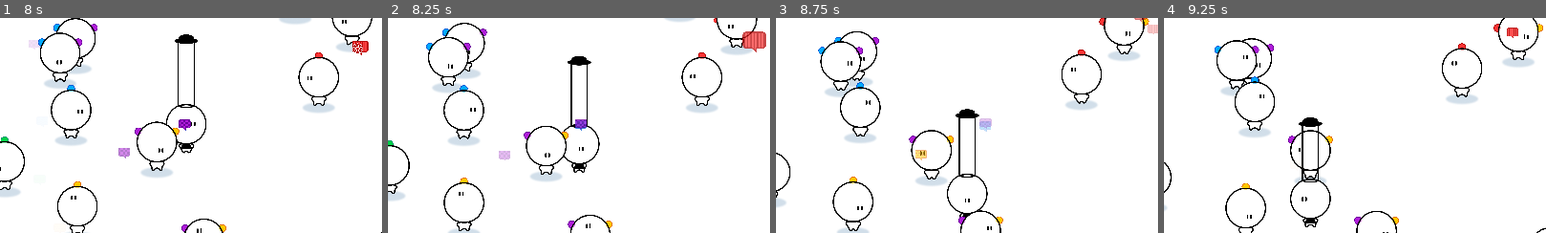
Above: before the commit, frames 1-4 (left to right).
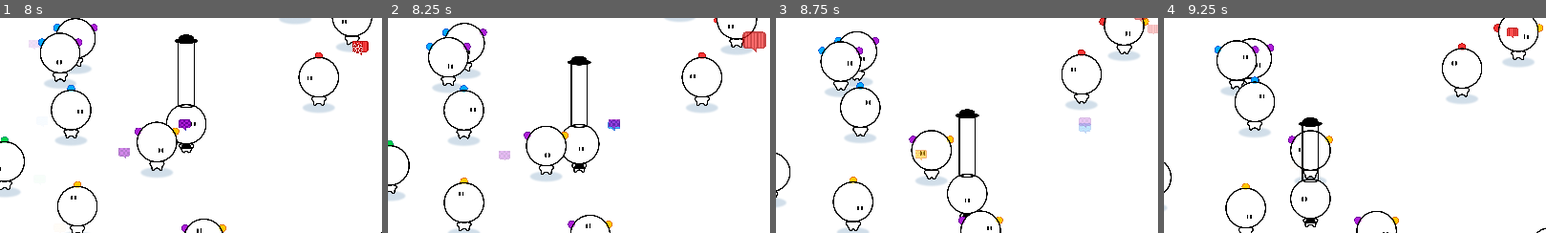
Above: after the commit, the same moments.

Repository: haihala/mankind-knew
Game: Godot game, scene res://world.tscn
The game is run twice, just before and just after one commit, with the same random seed, the same clock (stepped at 60 frames per second) and the same inputs.
Inputs:
- Up to frame 1 (8 s): hold D (move_right) 0.53-1.28 s; hold S (move_down) 1.28-2.03 s; hold D (move_right) 2.03-2.78 s; hold W (move_up) 2.78-3.53 s; hold A (move_left) 3.53-5.03 s; hold S (move_down) 5.03-5.78 s; hold D (move_right) 5.78-6.53 s; hold W (move_up) 6.53-7.28 s; hold D (move_right) from 7.28 s (still down)
- Up to frame 2 (8.25 s): release D (move_right) at 8.03 s; hold S (move_down) from 8.03 s (still down)
- Up to frame 3 (8.75 s): keep holding S (move_down)
- Up to frame 4 (9.25 s): release S (move_down) at 8.78 s; hold A (move_left) from 8.78 s (still down)
The pictures show only the part of the screen within x 44-94%, y 25-75%; the shares and areas given below are measured in that part.

Frame 1 is identical in both runs. In frame 2, 0.3% of the frame differs, in the area x 49-61%, y 47-53%; in frame 3, 0.4%, in the area x 53-83%, y 46-54%; in frame 4, nothing differs.

Commit message:
Make player projectiles faster and take influence from player velocity

Diff:
--- a/godot-project/player.gd
+++ b/godot-project/player.gd
@@ -1,6 +1,7 @@
 extends CharacterBody2D
 
 @export var projectile_scene: PackedScene
+@export var projectile_speed_multiplier: float = 2
 @export var speed: float = 150
 @export var extract_distance: float = 100
 @export var release_interval: float = 10
@@ -66,6 +67,7 @@
 		projectile.rotation = randf()*spread - spread/2 + last_direction.angle()
 		projectile.creator = self
 		projectile.position = position
+		projectile.extra_velocity = velocity
 
 		# Get a random belief
 		var rand_belief = randf() * total_belief
@@ -73,6 +75,7 @@
 			var amount = beliefs[belief]
 			if rand_belief < amount:
 				projectile.belief = belief
+				projectile.speed *= projectile_speed_multiplier
 
 				if amount <= Projectile.size:
 					total_belief -= beliefs[belief]
--- a/godot-project/projectile.gd
+++ b/godot-project/projectile.gd
@@ -11,6 +11,7 @@
 var belief: NPC.Belief
 var creator: Node
 var touched: Array[Node] = []
+var extra_velocity: Vector2 = Vector2.ZERO
 
 func _ready() -> void:
 	$Sprite.texture = sprites[belief]
@@ -22,7 +23,7 @@
 		$SpawnSound.play()
 
 func _physics_process(delta: float) -> void:
-	var velocity = Vector2.from_angle(rotation) * speed
+	var velocity = Vector2.from_angle(rotation) * speed + extra_velocity
 	var alpha = $DespawnTimer.time_left / $DespawnTimer.wait_time
 	$Sprite.modulate.a = alpha
 	position += velocity * delta
